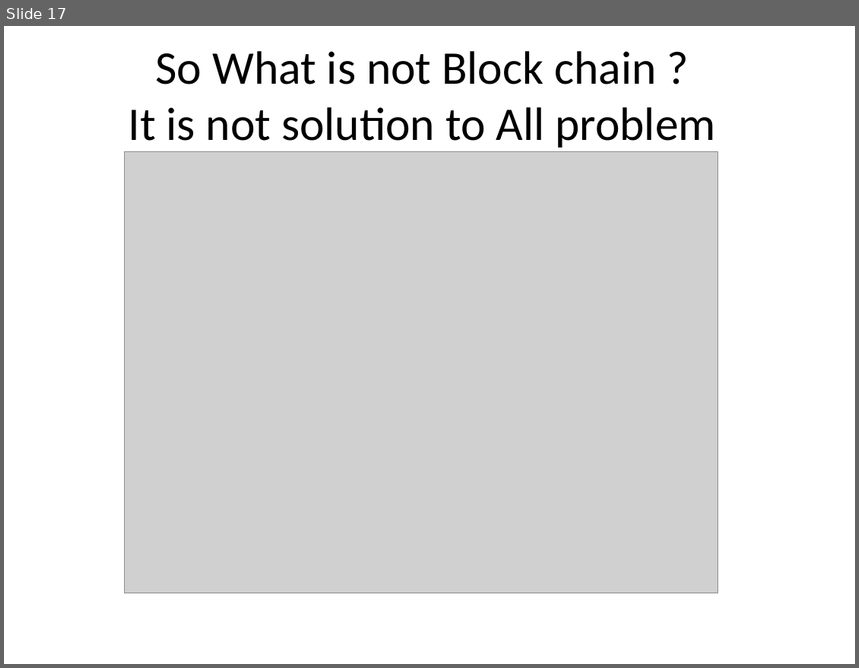
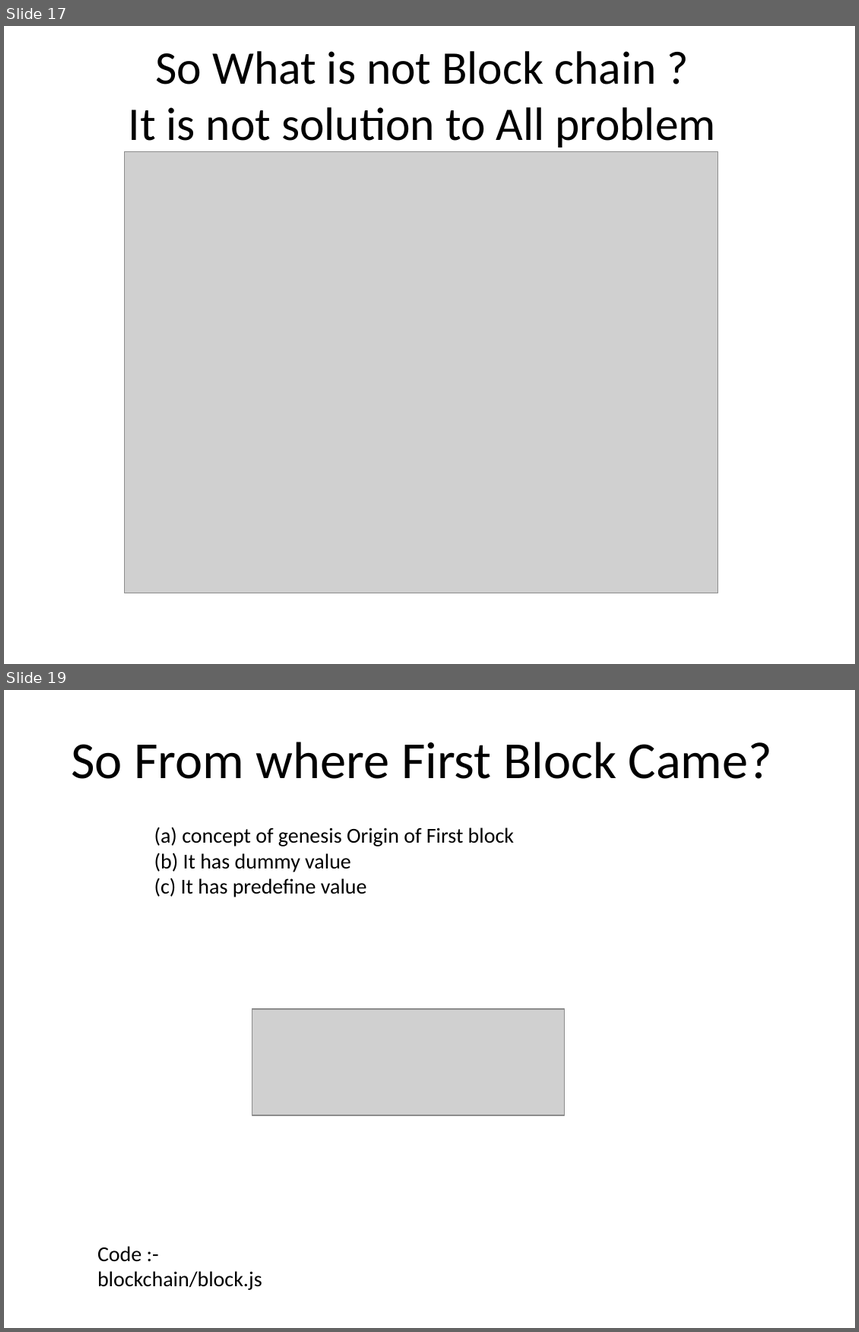
Before and after one commit to AvinashTiwari/BlockChain, a slide deck: sf-chain/BlockChainPresentation.pptx. Shown one above the other, each under a label of ours: slide 17 before the commit, slides 17 and 19 after it; the slides between them are not shown. The pictures are 859x668 and 859x1332 pixels, drawn with LibreOffice and Linux fonts; fonts in the diff are those of the drawing; grey boxes stand for pictures. Boxes give left, top, right and bottom in pixels: in the first picture for what was removed or moved away, otherwise in the second. Text is boxed around its words. In the diff, an @@ line names an element or a change of style, - is before the commit and + after.

```diff
--- a/sf-chain/BlockChainPresentation.pptx
+++ b/sf-chain/BlockChainPresentation.pptx
@@ slide 19 added at <box>4,690,855,1328</box>, background #FFFFFF @@
@@ title added at <box>72,742,773,779</box>, 44 pt, text #000000 @@
+So From where First Block Came?
@@ text added at <box>154,827,514,897</box>, 18 pt, text #000000 @@
+(a) concept of genesis Origin of First block
+(b) It has dummy value
+(c) It has predefine value
@@ picture added at <box>253,1009,565,1116</box> @@
@@ text added at <box>97,1246,262,1290</box>, 18 pt, text #000000 @@
+Code :-
+blockchain/block.js
```
Also in this commit, not shown: 1 slide changed, 22 other slides added.
